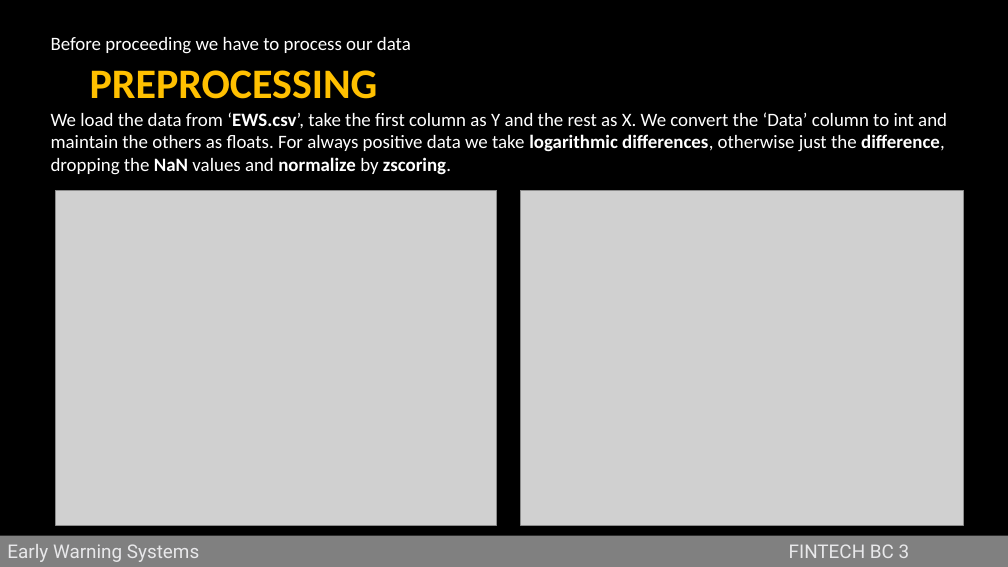
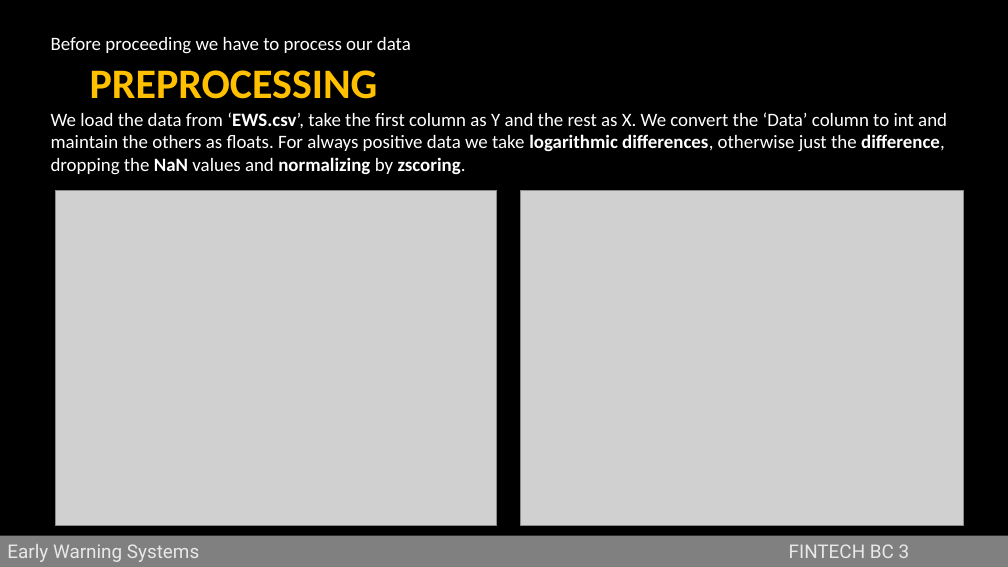
Before and after one commit to jstringara/Fintech, a slide deck: slide 4 of BC3/G/Bozza.pptx. Drawn at 1008x567 pixels with LibreOffice and Linux fonts; fonts in the diff are those of the drawing; grey boxes stand for pictures; background and template pictures are left out. Boxes give left, top, right and bottom in pixels: in the first picture for what was removed or moved away, otherwise in the second. Text is boxed around its words. In the diff, an @@ line names an element or a change of style, - is before the commit and + after.

```diff
--- a/BC3/G/Bozza.pptx
+++ b/BC3/G/Bozza.pptx
@@ text at (x1=51, y1=112, x2=947, y2=175): text changed @@
-We load the data from ‘EWS.csv’, take the first column as Y and the rest as X. We convert the ‘Data’ column to int and maintain the others as floats. For always positive data we take logarithmic differences, otherwise just the difference, dropping the NaN values and normalize by zscoring.
+We load the data from ‘EWS.csv’, take the first column as Y and the rest as X. We convert the ‘Data’ column to int and maintain the others as floats. For always positive data we take logarithmic differences, otherwise just the difference, dropping the NaN values and normalizing by zscoring.
```
Also in this commit, not shown: 4 other slides changed.
